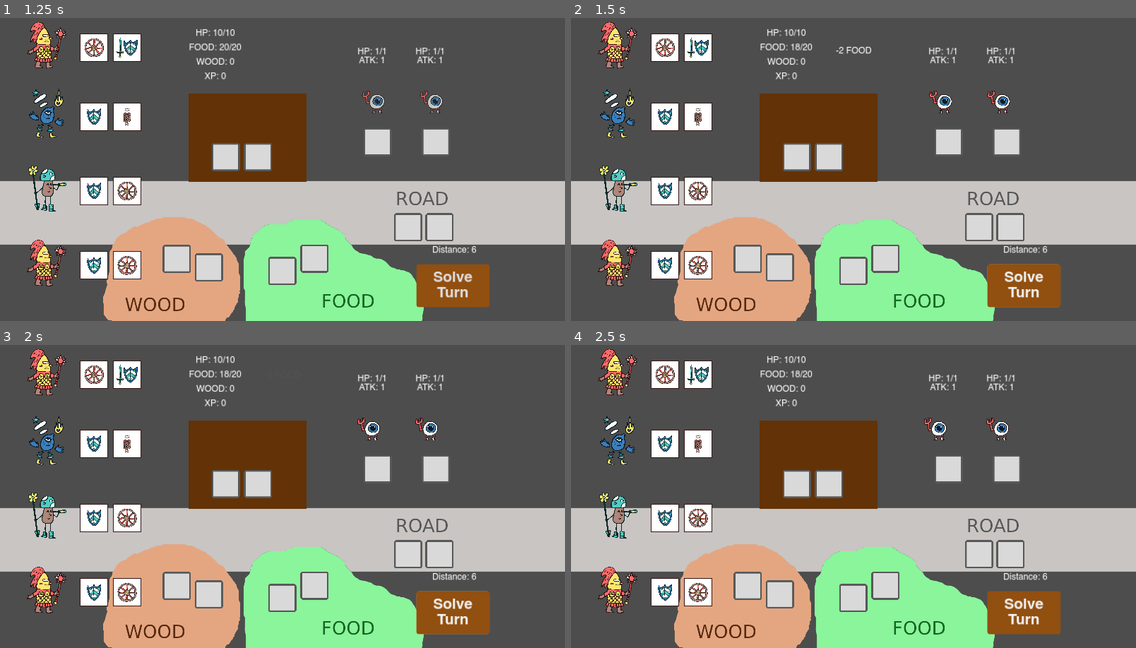
Above: before the commit, frames 1-4 (two rows, left to right).
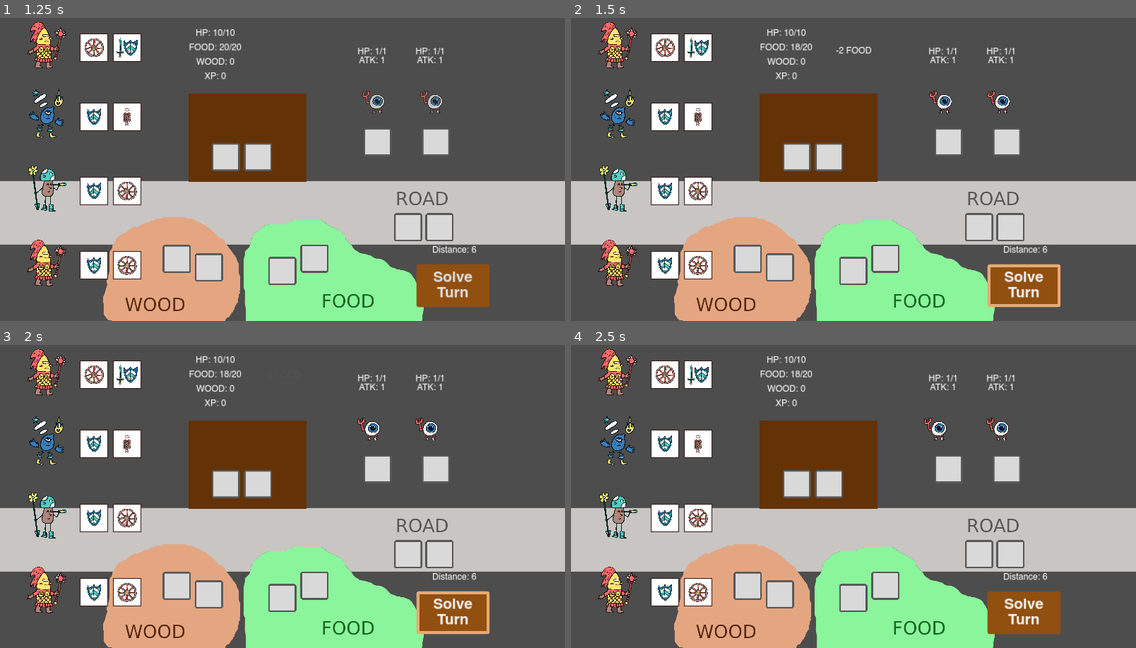
Above: after the commit, the same moments.

Repository: Sugo98/godot-77
Game: Godot game, scene res://game_logic/game_manager.tscn
Two runs of this game, one before a commit and one after it. Both use one fixed random seed, a clock stepped at 60 frames per second and the inputs below.
Inputs:
- Up to frame 1 (1.25 s): click "START GAME" at 0.5 s
- Up to frame 2 (1.5 s): click "Solve Turn" at 1.25 s
- Up to frame 3 (2 s): no input
- Up to frame 4 (2.5 s): click "Solve Turn" at 2 s

Frame 1 is identical in both runs. In frame 2, 0.4% of the frame differs, in the area x 73-87%, y 81-96%; in frame 3, 0.4%; in frame 4, less than 0.1%.

Commit message:
fixed slider on main menu

Diff:
--- /dev/null
+++ b/assets/localization/dictionary.csv
@@ -0,0 +1,103 @@
+key,en,it
+START_GAME,START GAME,AVVIA PARTITA
+SETTINGS_UPP,SETTINGS,IMPOSTAZIONI
+SETTINGS_LOW,Settings,Impostazioni
+LANGUAGE_LABEL,LANGUAGE,LINGUA
+GAME_SETTINGS,Game Settings,Impostazioni di gioco
+ANIMATION_SPEED,"Animation
+Speed","Velocità
+Animazioni"
+SLOW,Slow,Lenta
+MEDIUM,Medium,Media
+FAST,Fast,Veloce
+AUDIO_SETTINGS,Audio Settings,Impostazioni Audio
+MUSIC,Music,Musica
+CLOSE,Close,Chiudi
+RESET,Reset,Ripristina
+DISTANCE,Distance,Distanza
+SOLVE_TURN,"Solve
+Turn","Risolvi
+Turno"
+LANGUAGE_SETTINGS,Language Selection,Seleziona Lingua
+LANGUAGE,Language,Lingua
+ENGLISH,English,English
+ITALIAN,Italiano,Italiano
+MASTER,Master,Principale
+SFX,SFX,Effetti
+FOOD ,Food,Cibo
+WOOD ,Wood,Legno
+BALANCE,Balance,Bilancio
+CONFIRM,Confirm,Conferma
+SHIELD ,Shield,Scudo
+SPIKES ,Spikes,Spine
+NOT_ENOUGH_WOOD,Not Enough Wood,Legno Insufficiente
+ALEMBIC_1,Alembic 1,Alambicco 1
+ALEMBIC_1_DESC,Reduces by 1 the attack of all monsters,Riduce di 1 l’attacco di tutti i mostri
+ALEMBIC_2,Alembic 2,Alambicco 2
+ALEMBIC_2_DESC,Reduces by 2 the attack of all monsters,Riduce di 2 l’attacco di tutti i mostri
+ANIMAL_COMPANION_1,Animal Companion 1,Compagno Animale 1
+ANIMAL_COMPANION_1_DESC,"Deals 1 damage and gathers 1 food, can be placed on a food slot","Infligge 1 danno e raccoglie 1 cibo, può essere piazzato in uno spazio cibo"
+ANIMAL_COMPANION_2,Animal Companion 2,Compagno Animale 2
+ANIMAL_COMPANION_1_DESC,"Deals 2 damages and gathers 2 foods, can be placed on a food slot","Infligge 2 danni e raccoglie 2 cibi, può essere piazzato in uno spazio cibo"
+CARROT_1,Carrot 1,Carota 1
+CARROT_1_DESC,Can be placed only in a wood space but gathers 1 additional food,Può essere piazzato solo in uno spazio legno ma raccoglie anche 1 cibo
+CARROT_2,Carrot 2,Carota 2
+CARROT_2_DESC,Can be placed only in a wood space but gathers 2 additional foods,Può essere piazzato solo in uno spazio legno ma raccoglie anche 2 cibi
+CLUB_1,Club 1,Mazza 1
+CLUB_1_DESC,Deals 1 damage and stuns enemies,Infligge 1 danno e stordisce i nemici
+CLUB_2,Club 2,Mazza 2
+CLUB_2_DESC,Deals 2 damages and stuns enemies,Infligge 2 danni e stordisce i nemici
+CUPCAKE_1,Cupcake 1,Muffin 1
+CUPCAKE_1_DESC,"Can be placed in any space, on the caravan counts as a shield","Può essere piazzato in qualsiasi spazio, sulla carovana conta come scudo"
+CUPCAKE_2,Cupcake 2,Muffin 2
+CUPCAKE_2_DESC,"Can be placed in any space, on the caravan counts as a shield","Può essere piazzato in qualsiasi spazio, sulla carovana conta come scudo"
+FIREBALL_1,Fireball 1,Palla di fuoco 1
+FIREBALL_1_DESC,Deals 1 damage to each enemy,Infligge 1 danno a tutti i nemici
+FIREBALL_2,Fireball 2,Palla di fuoco 2
+FIREBALL_2_DESC,Deals 2 damages to each enemy,Infligge 2 danni a tutti i nemici
+FOOD_1,Food 1,Legno 1
+FOOD_1_DESC,Gathers 1 food,Raccoglie 1 cibo
+FOOD_2,Food 2,Legno 2
+FOOD_2_DESC,Gathers 2 foods,Raccoglie 2 cibi
+FOOD_3,Food 3,Legno 3
+FOOD_3_DESC,Gathers 3 foods,Raccoglie 3 cibi
+FOOD_WOOD_1,Food / Wood 1,Cibo / Legno 1
+FOOD_WOOD_1_DESC,Can be used either as 1 food or as 1 wood,Può essere usato come 1 cibo o come 1 legno
+FOOD_WOOD_2,Food / Wood 2,Cibo / Legno 2
+FOOD_WOOD_2_DESC,Can be used either as 2 foods or as 2 woods,Può essere usato come 2 cibi o come 2 legni
+GEARS_1,Gears 1,Ingranaggi 1
+GEARS_1_DESC,Behaves as 1 wheel but discunts by 1 any wood cost,Si comporta come 1 ruota ma sconta di 1 ogni eventuale costo in legno
+GEARS_2,Gears 2,Ingranaggi 2
+GEARS_2_DESC,Behaves as 2 wheels but discunts by 1 any wood cost,Si comporta come 2 ruot2 ma sconta di 1 ogni eventuale costo in legno
+SHIELD_1,Shield 1,Scudo 1
+SHIELD_1_DESC,Protects from 1 damge,Protegge da 1 danno
+SHIELD_2,Shield 2,Scudo 2
+SHIELD_2_DESC,Protects from 2 damges,protegge da 2 danni
+SHIELD_3,Shield 3,Scudo 3
+SHIELD_3_DESC,Protects from 3 damges,Protegge da 3 danni
+SPIKES_1,Spikes 1,Spine 1
+SPIKES_1_DESC,Protects from 1 damge and deals 1 damage to the attacking enemy,Protegge da 1 danno e infligge 1 danno al mostro attaccante
+SPIKES_2,Spikes 2,Spine 2
+SPIKES_2_DESC,Protects from 2 damges and deals 2 damages to the attacking enemy,Protegge da 2 danni e infligge 2 danni al mostro attaccante
+SWORD_1,Sword 1,Spada 1
+SWORD_1_DESC,Deals 1 damage ,Infligge 1 danno
+SWORD_2,Sword 2,Spada 2
+SWORD_2_DESC,Deals 2 damages ,Infligge 2 danni
+SWORD_3,Sword 3,Spada 3
+SWORD_3_DESC,Deals 3 damages ,Infligge 3 danni
+SWORD_SHIELD_1,Sword / Shield 1,Spada / Scudo 1
+SWORD_SHIELD_1_DESC,Can be used either as 1 sword or as 1 shield,Può essere usato come 1 spada o come 1 scudo
+SWORD_SHIELD_2,Sword / Shield 2,Spada / Scudo 2
+SWORD_SHIELD_2_DESC,Can be used either as 2 swords or as 2 shields,Può essere usato come 2 spade o come 2 scudi
+ICE_WALL,Ice Wall,Muro di Ghiaccio
+ICE_WALL_DESC,"Blocks all attacks, enemies and allies","Blocca tutti gli attacchi, nemici e alleati"
+WHEEL_1,Wheel 1,Ruota 1
+WHEEL_1_DESC,Advances of 1 on the road or consume wood to repair the caravan,Avanza di 1 sulla strada o consuma legno per riparare la carovana
+WHEEL_2,Wheel 2,Ruota 2
+WHEEL_2_DESC,Advances of 2 on the road or consume wood to repair the caravan,Avanza di 2 sulla strada o consuma legno per riparare la carovana
+WOOD_1,Wood 1,Legno 1
+WOOD_1_DESC,Gathers 1 wood,Raccoglie 1 legno
+WOOD_2,Wood 2,Legno 2
+WOOD_2_DESC,Gathers 2 woods,Raccoglie 2 legni
+WOOD_3,Wood 3,Legno 3
+WOOD_3_DESC,Gathers 3 woods,Raccoglie 3 legni
--- a/assets/theme/basic_theme.tres
+++ b/assets/theme/basic_theme.tres
@@ -10,6 +10,8 @@
 
 [sub_resource type="StyleBoxTexture" id="StyleBoxTexture_gw8pl"]
 texture = ExtResource("1_ghjwu")
+
+[sub_resource type="StyleBoxEmpty" id="StyleBoxEmpty_l8srp"]
 
 [sub_resource type="StyleBoxFlat" id="StyleBoxFlat_h1fci"]
 bg_color = Color(0.57, 0.307895, 0.0627, 1)
@@ -25,6 +27,10 @@
 border_width_right = 10
 border_width_bottom = 10
 border_color = Color(0.898039, 0.666667, 0.45098, 1)
+corner_radius_top_left = 8
+corner_radius_top_right = 8
+corner_radius_bottom_right = 8
+corner_radius_bottom_left = 8
 
 [sub_resource type="StyleBoxFlat" id="StyleBoxFlat_63304"]
 content_margin_left = 4.0
@@ -64,8 +70,12 @@
 
 [sub_resource type="StyleBoxEmpty" id="StyleBoxEmpty_5k1du"]
 
-[sub_resource type="StyleBoxFlat" id="StyleBoxFlat_xpchb"]
-bg_color = Color(0.360704, 0.186286, 0.0248739, 1)
+[sub_resource type="StyleBoxFlat" id="StyleBoxFlat_3432p"]
+bg_color = Color(0.137255, 0.0588235, 0.00392157, 1)
+border_width_left = 10
+border_width_top = 10
+border_width_right = 10
+border_width_bottom = 10
 border_color = Color(0.9, 0.6675, 0.45, 1)
 corner_radius_top_left = 8
 corner_radius_top_right = 8
@@ -106,12 +116,24 @@
 corner_radius_bottom_right = 4
 corner_radius_bottom_left = 4
 
+[sub_resource type="StyleBoxFlat" id="StyleBoxFlat_3pjnb"]
+bg_color = Color(0.333333, 0.172549, 0.0196078, 1)
+border_width_left = 4
+border_width_top = 4
+border_width_right = 4
+border_width_bottom = 4
+border_color = Color(0.898039, 0.666667, 0.45098, 1)
+corner_radius_top_left = 4
+corner_radius_top_right = 4
+corner_radius_bottom_right = 4
+corner_radius_bottom_left = 4
+
 [resource]
 BrokenBridge/base_type = &"PanelContainer"
 BrokenBridge/styles/panel = SubResource("StyleBoxTexture_gw8pl")
 Button/font_sizes/font_size = 64
 Button/fonts/font = ExtResource("2_goq6r")
-Button/styles/focus = SubResource("StyleBoxFlat_h1fci")
+Button/styles/focus = SubResource("StyleBoxEmpty_l8srp")
 Button/styles/hover = ExtResource("3_fsd0t")
 Button/styles/normal = SubResource("StyleBoxFlat_h1fci")
 Button/styles/pressed = SubResource("StyleBoxFlat_xmjy1")
@@ -120,6 +142,7 @@
 HSlider/icons/grabber_disabled = ExtResource("4_8yhgg")
 HSlider/icons/grabber_highlight = ExtResource("4_8yhgg")
 HSlider/styles/grabber_area = SubResource("StyleBoxFlat_63304")
+HSlider/styles/grabber_area_highlight = SubResource("StyleBoxFlat_63304")
 HSlider/styles/slider = SubResource("StyleBoxFlat_7vvcl")
 HeaderLarge/font_sizes/font_size = 48
 HeaderLarge/fonts/font = ExtResource("2_goq6r")
@@ -127,7 +150,7 @@
 Inactive/base_type = &"Button"
 Inactive/styles/hover = SubResource("StyleBoxFlat_y71iw")
 Inactive/styles/normal = SubResource("StyleBoxEmpty_5k1du")
-Inactive/styles/pressed = SubResource("StyleBoxFlat_xpchb")
+Inactive/styles/pressed = SubResource("StyleBoxFlat_3432p")
 Label/font_sizes/font_size = 32
 MarginContainer/constants/margin_bottom = 8
 MarginContainer/constants/margin_left = 8
@@ -141,6 +164,7 @@
 SmallButton/fonts/font = ExtResource("4_84x2b")
 SmallButton/styles/hover = SubResource("StyleBoxFlat_m038l")
 SmallButton/styles/normal = SubResource("StyleBoxFlat_wbp36")
+SmallButton/styles/pressed = SubResource("StyleBoxFlat_3pjnb")
 Title/base_type = &"Label"
 Title/font_sizes/font_size = 128
 Title/fonts/font = ExtResource("4_b38xd")
--- a/dice_logic/dice_face.gd
+++ b/dice_logic/dice_face.gd
@@ -16,7 +16,7 @@
 	stretch_mode = TextureRect.STRETCH_KEEP_ASPECT_CENTERED
 	if data :
 		texture = data.texture
-		tooltip_text = "%s\n%s" % [data.name, data.description]
+		tooltip_text = "%s\n%s" % [tr(data.name), tr(data.description)]
 
 func can_be_placed(slot : DiceSlot.Type):
 	if data.jolly:
--- a/game_logic/main_menu.gd
+++ b/game_logic/main_menu.gd
@@ -25,6 +25,12 @@
 	sfx_bus = AudioServer.get_bus_index("SFX")
 	prepare_menu()
 	_on_slow_animation_pressed()
+	default_volume()
+
+func default_volume() -> void:
+	%MasterSlider.value = 0.01
+	%MusicSlider.value = 1
+	%SFXSlider.value = 1
 
 func prepare_menu() :
 	settings_menu.hide()
@@ -69,19 +75,11 @@
 	%MusicSlider.value = 1
 	%SFXSlider.value = 1
 
-
-func _on_debug_pressed() -> void:
-	sfx_stream_player.play()
-	$AudioStreamPlayer2.play()
-
-
 func _on_en_lan_pressed() -> void:
 	TranslationServer.set_locale("en")
 
-
 func _on_it_lan_pressed() -> void:
 	TranslationServer.set_locale("it")
-
 
 func _on_slow_animation_pressed() -> void:
 	Utils.basic_wait_time = Global.slow_animation_time
@@ -101,3 +99,6 @@
 	animation_buttons["slow"].theme_type_variation = "Inactive"
 	animation_buttons["medium"].theme_type_variation = "Inactive"
 	animation_buttons["fast"].theme_type_variation = ""
+
+func _on_sfx_pressed() -> void:
+	sfx_stream_player.play()
--- a/game_logic/main_menu.tscn
+++ b/game_logic/main_menu.tscn
@@ -231,8 +231,8 @@
 [node name="Settings Menu_LanguageSection#Label" type="Label" parent="SettingMenu/Settings Menu/Language/VBoxContainer/HBoxContainer"]
 layout_mode = 2
 size_flags_horizontal = 3
-text = "LANGUAGE
-"
+text = "LANGUAGE_LABEL"
+horizontal_alignment = 1
 
 [node name="HBoxContainer" type="HBoxContainer" parent="SettingMenu/Settings Menu/Language/VBoxContainer/HBoxContainer"]
 layout_mode = 2
@@ -299,6 +299,10 @@
 [connection signal="pressed" from="SettingMenu/Settings Menu/GameSettings/GameSetting/HBoxContainer/PanelContainer/SlowAnimation" to="." method="_on_slow_animation_pressed"]
 [connection signal="pressed" from="SettingMenu/Settings Menu/GameSettings/GameSetting/HBoxContainer/PanelContainer/MediumAnimation" to="." method="_on_medium_animation_pressed"]
 [connection signal="pressed" from="SettingMenu/Settings Menu/GameSettings/GameSetting/HBoxContainer/PanelContainer/FastAnimation" to="." method="_on_fast_animation_pressed"]
+[connection signal="value_changed" from="SettingMenu/Settings Menu/AudioSettings/AudioSetting/HBoxContainer/MasterSlider" to="." method="_on_master_slider_value_changed"]
+[connection signal="value_changed" from="SettingMenu/Settings Menu/AudioSettings/AudioSetting/HBoxContainer2/MusicSlider" to="." method="_on_music_slider_value_changed"]
+[connection signal="pressed" from="SettingMenu/Settings Menu/AudioSettings/AudioSetting/HBoxContainer3/MarginContainer/SFX" to="." method="_on_sfx_pressed"]
+[connection signal="value_changed" from="SettingMenu/Settings Menu/AudioSettings/AudioSetting/HBoxContainer3/SFXSlider" to="." method="_on_sfx_slider_value_changed"]
 [connection signal="pressed" from="SettingMenu/Settings Menu/Language/VBoxContainer/HBoxContainer/HBoxContainer/Settings Menu_LanguageSection#EN_lan" to="." method="_on_en_lan_pressed"]
 [connection signal="pressed" from="SettingMenu/Settings Menu/Language/VBoxContainer/HBoxContainer/HBoxContainer/Settings Menu_LanguageSection#IT_lan" to="." method="_on_it_lan_pressed"]
 [connection signal="pressed" from="SettingMenu/Settings Menu/CloseButtons/HBoxContainer/Close" to="." method="_on_close_pressed"]
Not shown, added: assets/localization/dictionary.csv.import
Binary file changed: assets/localization/dictionary.en.translation
Binary file changed: assets/localization/dictionary.it.translation
Not shown: 1 places in assets/theme/basic_theme.tres that only renumber resources
